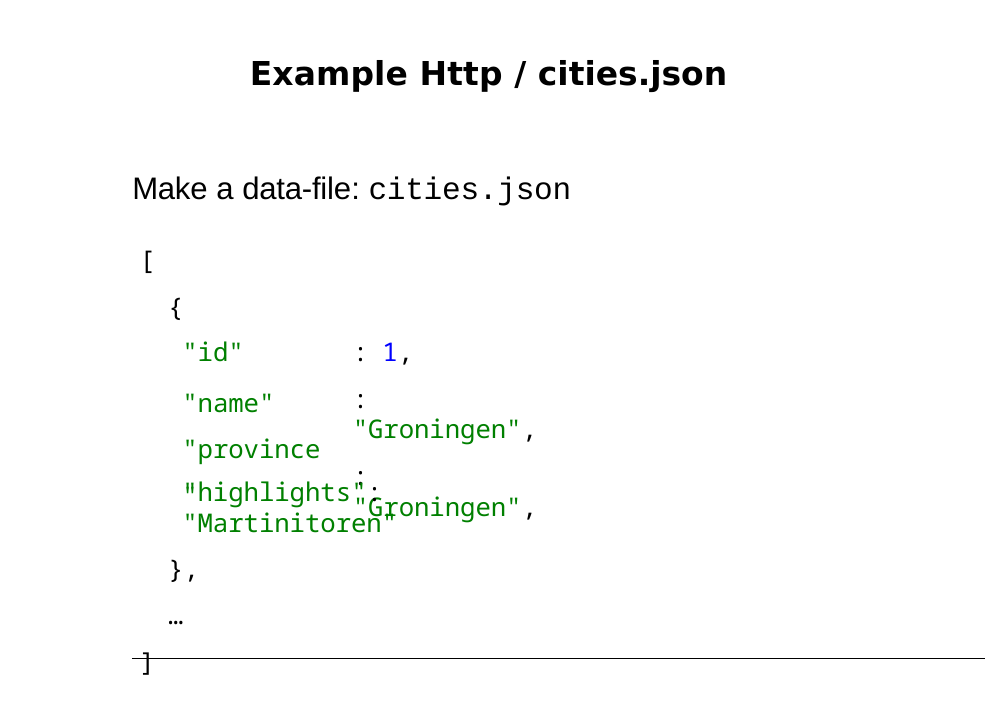
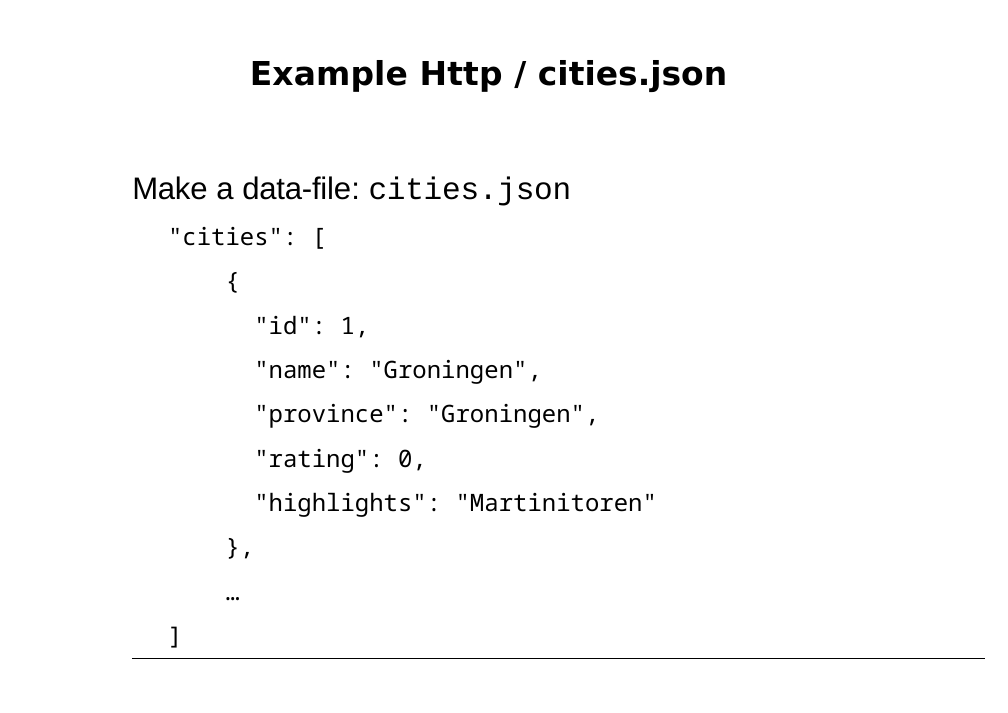
Before and after one commit to petereijgermans11/workshop-angular13, a slide deck: slide 25 of PPT/03- Angular Service.pptx. Drawn at 1008x713 pixels with LibreOffice and Linux fonts; fonts in the diff are those of the drawing. Boxes give left, top, right and bottom in pixels: in the first picture for what was removed or moved away, otherwise in the second. Text is boxed around its words. In the diff, an @@ line names an element or a change of style, - is before the commit and + after.

```diff
--- a/PPT/03- Angular Service.pptx
+++ b/PPT/03- Angular Service.pptx
@@ text "Make a data-file: cities.json" at [132,176,657,517]: size 21.5 to 20 pt in "{" @@
@@ text at [168,227,297,246]: text changed; size 21.5 to 20 pt @@
-[
+"cities": [
@@ text at [254,315,657,517]: paragraphs added @@
+"id": 1,
+"name": "Groningen",
+"province": "Groningen",
+"rating": 0,
+"highlights": "Martinitoren"
+},
+…
+]
@@ text removed at [182,341,320,465] @@
-"id"
-"name" "province"
@@ text removed at [353,342,537,523] @@
-: 1,
-: "Groningen",
-: "Groningen",
@@ text removed at [182,481,397,533] @@
-"highlights": "Martinitoren"
-},
-…
-]
```
Also in this commit, not shown: 11 other slides changed, 1 other file.
